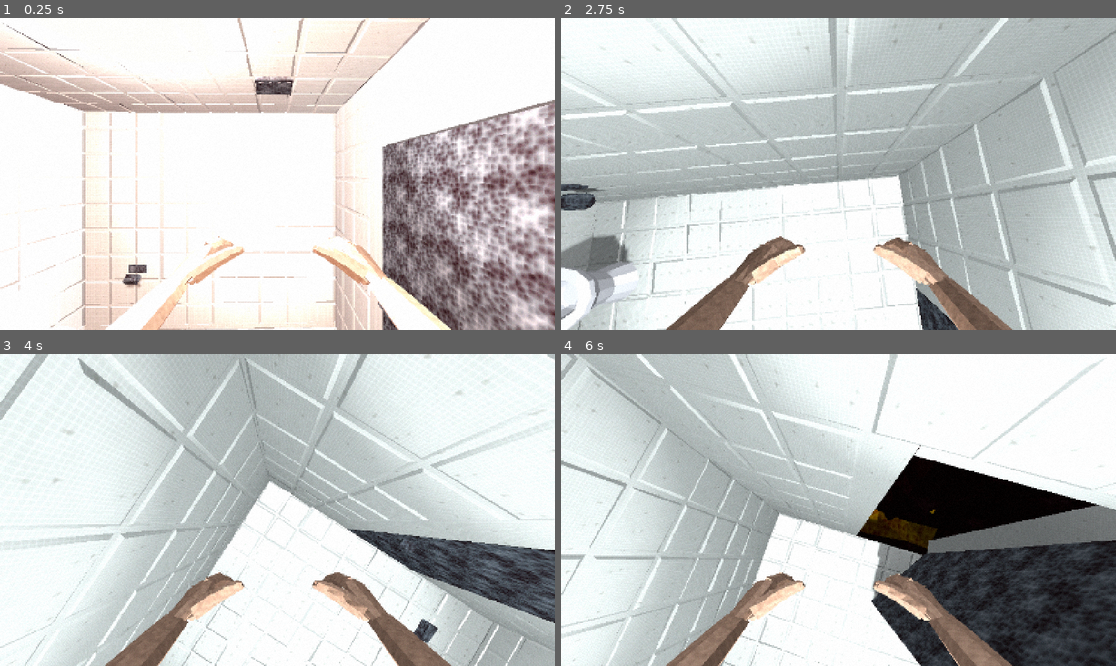
Above: before the commit, frames 1-4 (two rows, left to right).
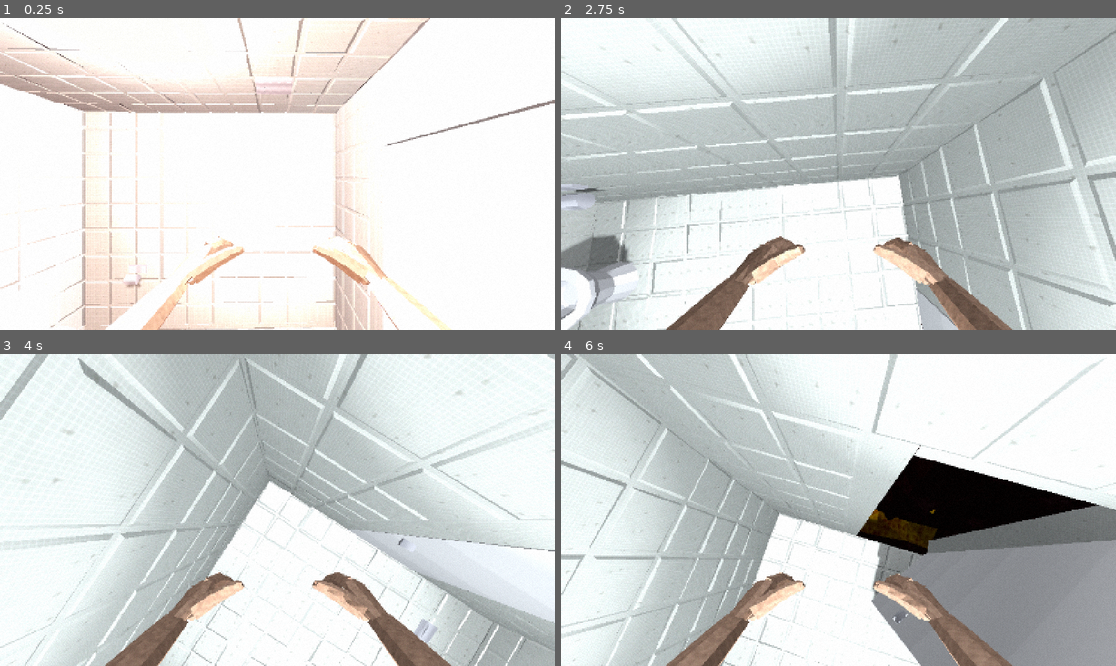
Above: after the commit, the same moments.

Repository: innollia/flesh-pit
Game: Godot game, scene res://main/scenes/main.tscn
Same seed, same stepped clock (60 frames per second), same inputs: the game is played once before the commit and once after it.
Inputs (mouse positions are in pixels of both pictures, inside the frame that each line leads up to):
- Up to frame 1 (0.25 s): no input
- Up to frame 2 (2.75 s): tap Enter at 0.5 s; move the mouse to (866, 174) at 0.52 s; hold Ctrl (fdk_crouch) 0.53-1.28 s; hold W (fdk_move_forward) from 0.53 s (still down); click (866, 174) at 0.67 s; tap Space (fdk_jump) at 0.77, 1.52 s; move the mouse to (810, 174) at 1.27 s; click (810, 174) at 1.35 s; move the mouse to (849, 167) at 2.02 s; hold Down (fdk_look_down) from 2.03 s (still down)
- Up to frame 3 (4 s): keep holding W (fdk_move_forward); move the mouse to (271, 516) at 2.77 s; release Down (fdk_look_down) at 2.78 s; tap Left (fdk_look_left) at 2.85 s; click (271, 516) at 2.92 s; tap Space (fdk_jump) at 3.02, 3.77 s; move the mouse to (316, 513) at 3.52 s; hold Right (fdk_look_right) from 3.53 s (still down)
- Up to frame 4 (6 s): move the mouse to (794, 506) at 4.27 s; release Right (fdk_look_right) at 4.28 s; tap Up (fdk_look_up) at 4.35 s; tap Space (fdk_jump) at 4.52, 5.75 s; move the mouse to (844, 510) at 5.02 s; tap Q (fp_carry) at 5.1 s; click (844, 510) at 5.17 s; move the mouse to (816, 503) at 5.77 s; release W (fdk_move_forward) at 5.78 s; hold D (fdk_move_right) from 5.78 s (still down); tap F (fp_interact) at 5.85 s

The runs differ from the first frame. In frame 1, 19% of the frame differs, in the area x 22-100%, y 18-100%; in frame 2, 0.9%; in frame 3, 5.4%; in frame 4, 13%.

Commit message:
restroom: clean painted door + separate chrome handle, clean chrome for fittings (replaces dark stainless source texture)

Diff:
--- a/main/scripts/restroom.gd
+++ b/main/scripts/restroom.gd
@@ -24,14 +24,15 @@
 
 func build() -> void:
     var tile_mat := FDKPs1Material.get_material("res://addons/flesh_dig_kit/textures/tex_tile_wall_128.png", 2.5, false, 0.2, 0.5, 1.0, false)
-    var fixture_mat := FDKPs1Material.get_material("res://addons/flesh_dig_kit/textures/tex_fixture_128.png", 1.5, false, 0.35, 0.35, 1.0, false)
+    var fixture_mat := FDKPs1Material.get_material("res://addons/flesh_dig_kit/textures/tex_chrome_128.png", 1.5, false, 0.55, 0.2, 1.0, false)
     var floor_mat := FDKPs1Material.get_material("res://addons/flesh_dig_kit/textures/tex_tile_floor_128.png", 2.5, false, 0.25, 0.45, 1.0, false)
     _build_tiles(tile_mat, floor_mat)
     # 형님 결정: 변기·세면대는 얼룩 없는 순백 도자기(약한 광택).
     var ceramic_mat := FDKPs1Material.get_material("res://addons/flesh_dig_kit/textures/tex_ceramic_128.png", 1.0, false, 0.45, 0.25, 1.0, false)
     _build_toilet(ceramic_mat)
     _build_sink(ceramic_mat)
-    _build_door(fixture_mat)
+    var door_mat := FDKPs1Material.get_material("res://addons/flesh_dig_kit/textures/tex_door_paint_128.png", 1.0, false, 0.2, 0.5, 1.0, false)
+    _build_door(door_mat, fixture_mat)
     _build_korean(fixture_mat)
     _build_light()
     _build_collision()
@@ -339,7 +340,7 @@
     FDKLowPoly.add_quad(st, Vector3(x + 0.032, 1.19, -0.68), Vector3(x + 0.032, 1.19, -0.02), Vector3(x + 0.032, 1.81, -0.02), Vector3(x + 0.032, 1.81, -0.68), Vector3.RIGHT, Color(0.72, 0.8, 0.86))
     _add(st, mat, "Sink")
 
-func _build_door(mat: Material) -> void:
+func _build_door(mat: Material, handle_mat: Material) -> void:
     door_pivot = Node3D.new()
     door_pivot.name = "DoorPivot"
     door_pivot.position = Vector3(-DOOR_HALF_W, 0, HALF.z + 0.02)
@@ -351,10 +352,15 @@
     _box(st, Vector3(0.005, 0.005, -0.02), Vector3(w, DOOR_H - 0.01, 0.02), white, Color(0.86, 0.86, 0.85))
     # two recessed panels
     for pr in [[0.25, 0.95], [1.1, 1.85]]:
-        FDKLowPoly.add_quad(st, Vector3(0.12, pr[0], -0.021), Vector3(w - 0.12, pr[0], -0.021), Vector3(w - 0.12, pr[1], -0.021), Vector3(0.12, pr[1], -0.021), Vector3.FORWARD, Color(0.9, 0.9, 0.89))
-    # handle
-    _box(st, Vector3(w - 0.14, 0.98, -0.07), Vector3(w - 0.05, 1.01, -0.02), Color(0.75, 0.77, 0.8), Color(0.6, 0.62, 0.66))
+        # panels sit 4 mm proud of the slab (was 1 mm: z-fighting streaks)
+        FDKLowPoly.add_quad(st, Vector3(0.12, pr[0], -0.024), Vector3(w - 0.12, pr[0], -0.024), Vector3(w - 0.12, pr[1], -0.024), Vector3(0.12, pr[1], -0.024), Vector3.FORWARD, Color(0.93, 0.93, 0.92))
     _add(st, mat, "Door", door_pivot)
+    # chrome handle as its own mesh so it gets the chrome material
+    var hs := SurfaceTool.new()
+    hs.begin(Mesh.PRIMITIVE_TRIANGLES)
+    _box(hs, Vector3(w - 0.14, 0.98, -0.07), Vector3(w - 0.05, 1.01, -0.02), Color(1, 1, 1), Color(0.9, 0.9, 0.92))
+    _box(hs, Vector3(w - 0.14, 0.98, 0.02), Vector3(w - 0.05, 1.01, 0.07), Color(1, 1, 1), Color(0.9, 0.9, 0.92))
+    _add(hs, handle_mat, "Handle", door_pivot)
     var body := StaticBody3D.new()
     body.name = "DoorBody"
     var cs := CollisionShape3D.new()
Binary file added: addons/flesh_dig_kit/textures/tex_chrome_128.png
Not shown, added: addons/flesh_dig_kit/textures/tex_chrome_128.png.import
Binary file added: addons/flesh_dig_kit/textures/tex_chrome_64.png
Not shown, added: addons/flesh_dig_kit/textures/tex_chrome_64.png.import
Binary file added: addons/flesh_dig_kit/textures/tex_door_paint_128.png
Not shown, added: addons/flesh_dig_kit/textures/tex_door_paint_128.png.import
Binary file added: addons/flesh_dig_kit/textures/tex_door_paint_64.png
Not shown, added: addons/flesh_dig_kit/textures/tex_door_paint_64.png.import
Not shown, changed: tools/bake_ps1_textures.py
